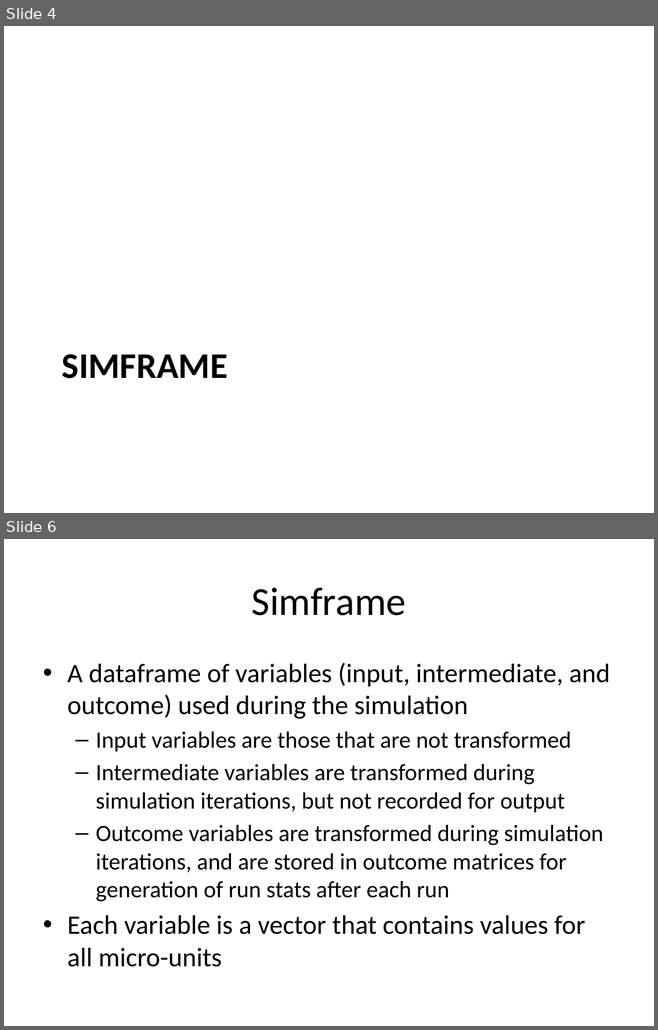
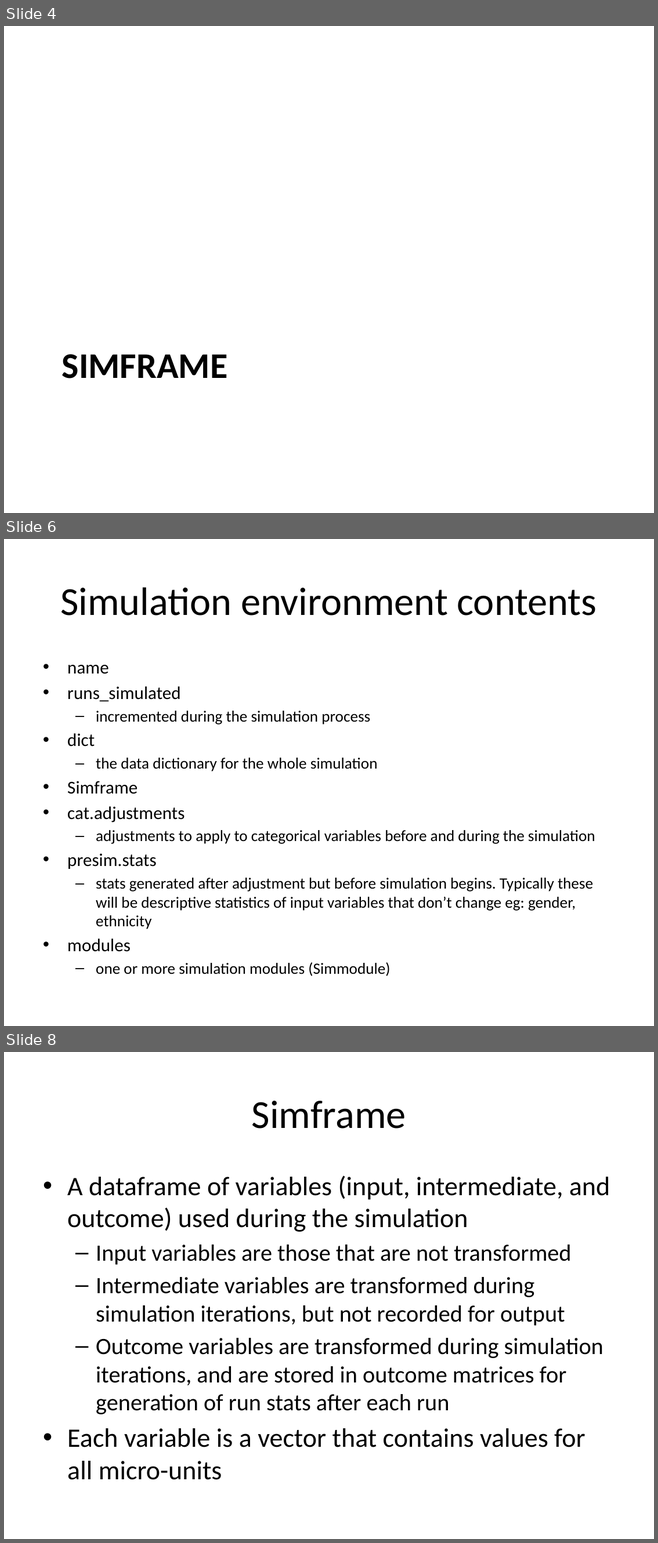
Before and after one commit to compassresearchcentre/simario, a slide deck: docs/Simar overview.pptx. Shown one above the other, each under a label of ours: slides 4 and 6 before the commit, slides 4, 6 and 8 after it; the slides between them are not shown. The pictures are 658x1030 and 658x1543 pixels, drawn with LibreOffice and Linux fonts; fonts in the diff are those of the drawing. Boxes give left, top, right and bottom in pixels: in the first picture for what was removed or moved away, otherwise in the second. Text is boxed around its words. In the diff, an @@ line names an element or a change of style, - is before the commit and + after.

```diff
--- a/docs/Simar overview.pptx
+++ b/docs/Simar overview.pptx
@@ slide 6 added at [4, 539, 654, 1026], background #FFFFFF @@
@@ title added at [60, 587, 596, 616], 44 pt, text #000000 @@
+Simulation environment contents
@@ text added at [67, 665, 595, 976], 17.5 pt, text #000000 @@
+• name
+• runs_simulated
+  – incremented during the simulation process
+• dict
+  – the data dictionary for the whole simulation
+• Simframe
+• cat.adjustments
+  – adjustments to apply to categorical variables before and during the simulation
+• presim.stats
+  – stats generated after adjustment but before simulation begins. Typically these will be descriptive statistics of input variables that don’t change eg: gender, ethnicity
+• modules
+  – one or more simulation modules (Simmodule)
@@ what was slide 6 is now slide 8 @@
```
Also in this commit, not shown: 3 slides changed, 2 other slides added, 3 other files.
